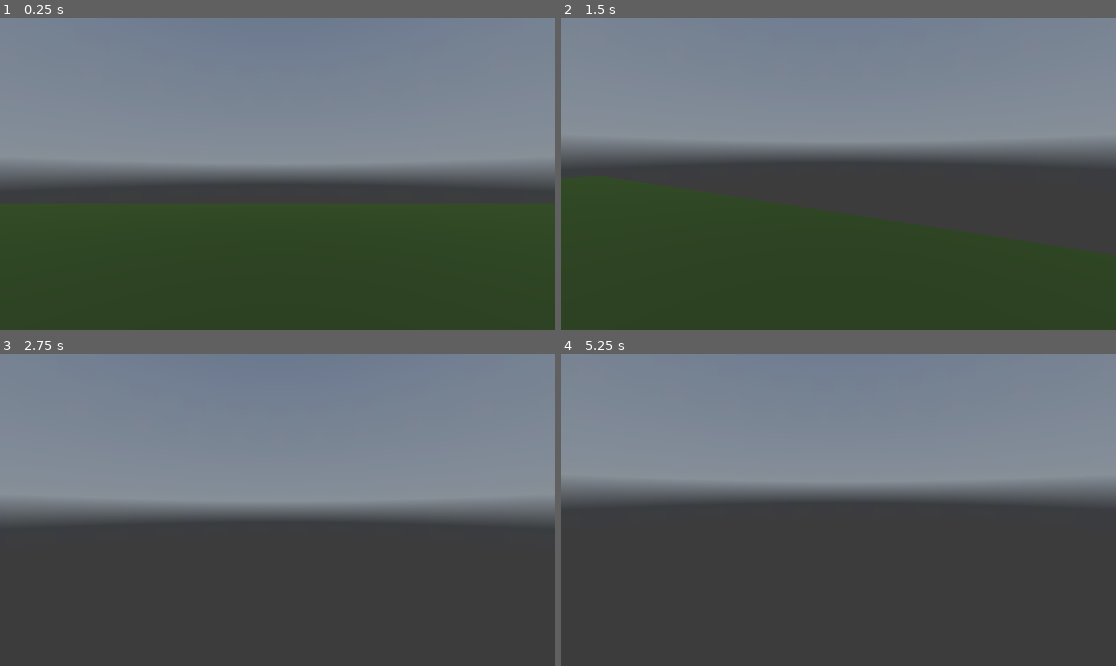
Above: before the commit, frames 1-4 (two rows, left to right).
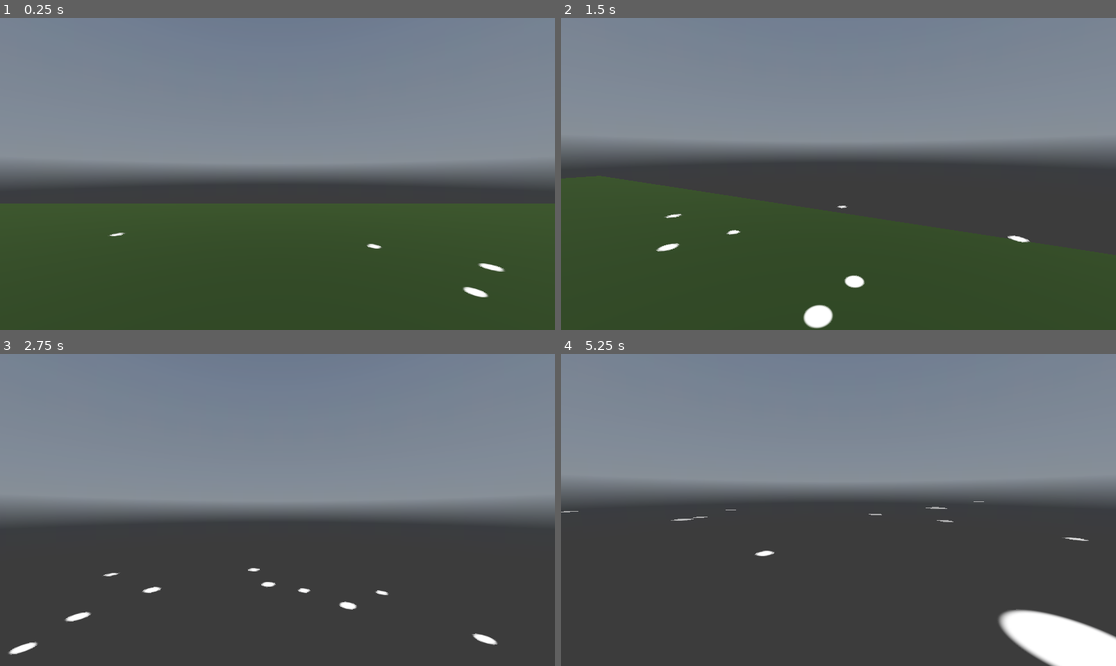
Above: after the commit, the same moments.

Repository: Jensen24/Weather-Template
Game: Godot game, scene res://Scenes/main.tscn
The game is run twice, just before and just after one commit, with the same random seed, the same clock (stepped at 60 frames per second) and the same inputs. A sky picture missing from this copy of the repository is replaced by a grey-blue gradient.
Inputs (mouse positions are in pixels of both pictures, inside the frame that each line leads up to):
- Up to frame 1 (0.25 s): no input
- Up to frame 2 (1.5 s): tap Enter (ui_accept) at 0.5, 0.6, 0.77, 1.07, 1.35 s; move the mouse to (866, 174) at 0.52 s; hold W (move_up) from 0.53 s (still down); move the mouse to (810, 174) at 1.27 s
- Up to frame 3 (2.75 s): keep holding W (move_up); tap Enter (ui_accept) at 1.52, 1.82, 2.1 s; move the mouse to (288, 503) at 2.02 s
- Up to frame 4 (5.25 s): keep holding W (move_up); move the mouse to (832, 516) at 2.77 s; tap Enter (ui_accept) at 2.85, 3.02, 3.32, 3.6, 3.77, 4.07, 4.35, 4.52, 4.82, 5.1 s; move the mouse to (877, 513) at 3.52 s; move the mouse to (794, 506) at 4.27 s; move the mouse to (844, 510) at 5.02 s

The runs differ from the first frame. In frame 1, 0.2% of the frame differs, in the area x 19-91%, y 68-90%; in frame 2, 0.6%; in frame 3, 0.5%; in frame 4, 2.9%, in the area x 0-100%, y 47-100%.

Commit message:
Foundation for rain splashes

Diff:
--- a/Scenes/main.tscn
+++ b/Scenes/main.tscn
@@ -25,7 +25,6 @@
 [sub_resource type="Environment" id="Environment_jjgbg"]
 background_mode = 2
 sky = SubResource("Sky_21xkr")
-volumetric_fog_enabled = true
 volumetric_fog_density = 0.03
 volumetric_fog_albedo = Color(0.5686275, 0.62352943, 0.6313726, 1)
 
@@ -37,7 +36,7 @@
 [node name="main" type="Node" unique_id=1272092871]
 script = ExtResource("1_8gbba")
 
-[node name="character" parent="." unique_id=1868607935 instance=ExtResource("1_jjgbg")]
+[node name="character" parent="." unique_id=1868607935 groups=["Player"] instance=ExtResource("1_jjgbg")]
 transform = Transform3D(1, 0, 0, 0, 1, 0, 0, 0, 1, 0, 0.24100876, 0)
 
 [node name="ground" type="Node3D" parent="." unique_id=2016048719]
@@ -61,8 +60,9 @@
 environment = SubResource("Environment_jjgbg")
 
 [node name="DirectionalLight3D" type="DirectionalLight3D" parent="WorldEnvironment" unique_id=694481645]
-transform = Transform3D(1, 0, 0, 0, 0.54601425, 0.83777595, 0, -0.83777595, 0.54601425, 0, 18.761698, 20.233356)
-light_energy = 0.4
+transform = Transform3D(1, 0, 0, 0, 0.7684488, 0.6399113, 0, -0.6399113, 0.7684488, 0, 18.761698, 20.233356)
+light_energy = 0.7
+sky_mode = 1
 
 [node name="triggers" type="Node3D" parent="." unique_id=857362956]
 transform = Transform3D(1, 0, 0, 0, 1, 0, 0, 0, 1, 6.458028, 0, 0)
@@ -77,4 +77,4 @@
 shape = SubResource("ConcavePolygonShape3D_jjvhh")
 
 [node name="Weather Controller" parent="." unique_id=2059448688 instance=ExtResource("5_kry3j")]
-transform = Transform3D(1, 0, 0, 0, 1, 0, 0, 0, 1, 0, 16.58872, 0)
+transform = Transform3D(1, 0, 0, 0, 1, 0, 0, 0, 1, 0, 5.598671, 0)
--- /dev/null
+++ b/Scenes/player_tracker.gd
@@ -0,0 +1,12 @@
+extends Node3D
+
+@export var player: Node3D
+
+func _ready() -> void:
+	player = get_tree().get_first_node_in_group("Player")
+
+func _process(delta: float) -> void:
+	if player:
+		global_position = player.global_position
+	if player.global_position.y > 0.9:
+		global_position.y = player.global_position.y - 0.80
--- /dev/null
+++ b/Scenes/weather_controller.gd
@@ -0,0 +1 @@
+extends Node3D
--- a/Scenes/weather_controller.tscn
+++ b/Scenes/weather_controller.tscn
@@ -1,6 +1,8 @@
 [gd_scene format=3 uid="uid://dcqmhi4hfyej6"]
 
 [ext_resource type="Texture2D" uid="uid://d1uh0qv60g6y5" path="res://Assets/Circle.png" id="1_n1uu3"]
+[ext_resource type="Script" uid="uid://d0qhy3s4xk24m" path="res://Scenes/weather_controller.gd" id="1_y27ut"]
+[ext_resource type="Script" uid="uid://jgp02a2t5f8t" path="res://Scenes/player_tracker.gd" id="3_p0kti"]
 
 [sub_resource type="ParticleProcessMaterial" id="ParticleProcessMaterial_hoh5m"]
 emission_shape = 3
@@ -10,9 +12,6 @@
 initial_velocity_min = 0.7
 initial_velocity_max = 2.0
 color = Color(0.76862746, 0.8235294, 0.8745098, 1)
-collision_mode = 1
-collision_friction = 0.0
-collision_bounce = 0.0
 
 [sub_resource type="Curve" id="Curve_hoh5m"]
 _limits = [0.0, 0.1, 0.0, 1.0]
@@ -31,41 +30,50 @@
 material = SubResource("StandardMaterial3D_hoh5m")
 curve = SubResource("Curve_hoh5m")
 
-[sub_resource type="StandardMaterial3D" id="StandardMaterial3D_n1uu3"]
-albedo_color = Color(0.21811607, 0.3307087, 0.11841927, 1)
+[sub_resource type="ParticleProcessMaterial" id="ParticleProcessMaterial_g4v7s"]
+emission_shape_scale = Vector3(6.5, 6.5, 1)
+emission_shape = 6
+emission_ring_axis = Vector3(0, 0, 1)
+emission_ring_height = 1.0
+emission_ring_radius = 1.0
+emission_ring_inner_radius = 0.0
+emission_ring_cone_angle = 90.0
 
-[sub_resource type="PlaneMesh" id="PlaneMesh_p0kti"]
-material = SubResource("StandardMaterial3D_n1uu3")
-size = Vector2(1, 1)
+[sub_resource type="StandardMaterial3D" id="StandardMaterial3D_p0kti"]
+transparency = 1
+cull_mode = 2
+shading_mode = 0
+vertex_color_use_as_albedo = true
+albedo_texture = ExtResource("1_n1uu3")
 
-[sub_resource type="ConcavePolygonShape3D" id="ConcavePolygonShape3D_540mo"]
-data = PackedVector3Array(-0.5, 0.5, 0.5, 0.5, 0.5, 0.5, -0.5, -0.5, 0.5, 0.5, 0.5, 0.5, 0.5, -0.5, 0.5, -0.5, -0.5, 0.5, 0.5, 0.5, -0.5, -0.5, 0.5, -0.5, 0.5, -0.5, -0.5, -0.5, 0.5, -0.5, -0.5, -0.5, -0.5, 0.5, -0.5, -0.5, 0.5, 0.5, 0.5, 0.5, 0.5, -0.5, 0.5, -0.5, 0.5, 0.5, 0.5, -0.5, 0.5, -0.5, -0.5, 0.5, -0.5, 0.5, -0.5, 0.5, -0.5, -0.5, 0.5, 0.5, -0.5, -0.5, -0.5, -0.5, 0.5, 0.5, -0.5, -0.5, 0.5, -0.5, -0.5, -0.5, 0.5, 0.5, 0.5, -0.5, 0.5, 0.5, 0.5, 0.5, -0.5, -0.5, 0.5, 0.5, -0.5, 0.5, -0.5, 0.5, 0.5, -0.5, -0.5, -0.5, 0.5, 0.5, -0.5, 0.5, -0.5, -0.5, -0.5, 0.5, -0.5, 0.5, 0.5, -0.5, -0.5, -0.5, -0.5, -0.5)
+[sub_resource type="QuadMesh" id="QuadMesh_yf5fn"]
+material = SubResource("StandardMaterial3D_p0kti")
+size = Vector2(0.25, 0.25)
 
 [node name="Weather Controller" type="Node3D" unique_id=1981688755]
+script = ExtResource("1_y27ut")
 
-[node name="GPUParticles3D" type="GPUParticles3D" parent="." unique_id=339831815]
-transform = Transform3D(1, 0, 0, 0, 1, 0, 0, 0, 1, 0.31134033, 5.821983, 0.96146965)
+[node name="Rain" type="GPUParticles3D" parent="." unique_id=339831815]
+transform = Transform3D(1, 0, 0, 0, 1, 0, 0, 0, 1, 0.31134033, 13.933826, 0.96146965)
 amount = 1000
 lifetime = 2.0
 randomness = 0.4
+collision_base_size = 38.12
 visibility_aabb = AABB(-10, -20, -10, 20, 20, 20)
 trail_enabled = true
 trail_lifetime = 0.15000000000000002
 process_material = SubResource("ParticleProcessMaterial_hoh5m")
 draw_pass_1 = SubResource("RibbonTrailMesh_n1uu3")
 
-[node name="ground" type="Node3D" parent="." unique_id=234501233]
-transform = Transform3D(0.5, 0, 0, 0, 0.5, 0, 0, 0, 0.5, 0, 0, 0)
+[node name="PlayerTracker" type="Node3D" parent="." unique_id=609480628]
+script = ExtResource("3_p0kti")
 
-[node name="MeshInstance3D" type="MeshInstance3D" parent="ground" unique_id=1735738621]
-transform = Transform3D(70.47995, 0, 0, 0, 0.2329045, 0, 0, 0, 47.372776, 0.65086746, -0.012707233, 1.5352019)
-mesh = SubResource("PlaneMesh_p0kti")
-
-[node name="StaticBody3D" type="StaticBody3D" parent="ground/MeshInstance3D" unique_id=2045729076]
-
-[node name="CollisionShape3D" type="CollisionShape3D" parent="ground/MeshInstance3D/StaticBody3D" unique_id=1294374575]
-shape = SubResource("ConcavePolygonShape3D_540mo")
-
-[node name="GPUParticlesCollisionBox3D" type="GPUParticlesCollisionBox3D" parent="ground/MeshInstance3D" unique_id=1716119673]
-transform = Transform3D(1, 0, 0, 0, 1, 0, 0, 0, 0.9999999, 0, 0, 0)
-size = Vector3(1, 1, 1)
+[node name="Splashes" type="GPUParticles3D" parent="PlayerTracker" unique_id=1565397462]
+transform = Transform3D(1, 0, 0, 0, -0.0024824555, 0.9999969, 0, -0.9999969, -0.0024824555, 0, -0.17215693, 0.00025248528)
+amount = 75
+lifetime = 0.02
+speed_scale = 0.4
+randomness = 1.0
+visibility_aabb = AABB(-10, -10, -10, 20, 20, 20)
+process_material = SubResource("ParticleProcessMaterial_g4v7s")
+draw_pass_1 = SubResource("QuadMesh_yf5fn")
--- a/Scripts/character_new.gd
+++ b/Scripts/character_new.gd
@@ -34,6 +34,7 @@
 	# Handle Jump.
 	if Input.is_action_just_pressed("ui_accept") and is_on_floor() and Input.mouse_mode==Input.MOUSE_MODE_CAPTURED:
 		velocity.y += JUMP_VELOCITY
+		print("Player height is:", global_position)
 
 	# As good practice, you should replace UI actions with custom gameplay actions.
 	var input_dir = Vector3.ZERO
--- a/project.godot
+++ b/project.godot
@@ -12,7 +12,7 @@
 
 config/name="weather_test"
 run/main_scene="uid://coqjp8ahtxwxc"
-config/features=PackedStringArray("4.6", "Forward Plus")
+config/features=PackedStringArray("4.7", "Forward Plus")
 config/icon="res://icon.svg"
 
 [display]
@@ -20,6 +20,10 @@
 window/size/viewport_width=1920
 window/size/viewport_height=1080
 window/size/mode=3
+
+[global_group]
+
+Player=""
 
 [input]
 
Binary file removed: Assets/4f5e7a530cef5bb1bdcd6994d929b003ed3f160be5fdeddd6420aa25d90c3dff.jpg
Not shown, removed: Assets/4f5e7a530cef5bb1bdcd6994d929b003ed3f160be5fdeddd6420aa25d90c3dff.jpg.import
Not shown: 1 places in Scenes/main.tscn that only renumber resources
Not shown, added: Scenes/player_tracker.gd.uid
Not shown, added: Scenes/weather_controller.gd.uid
